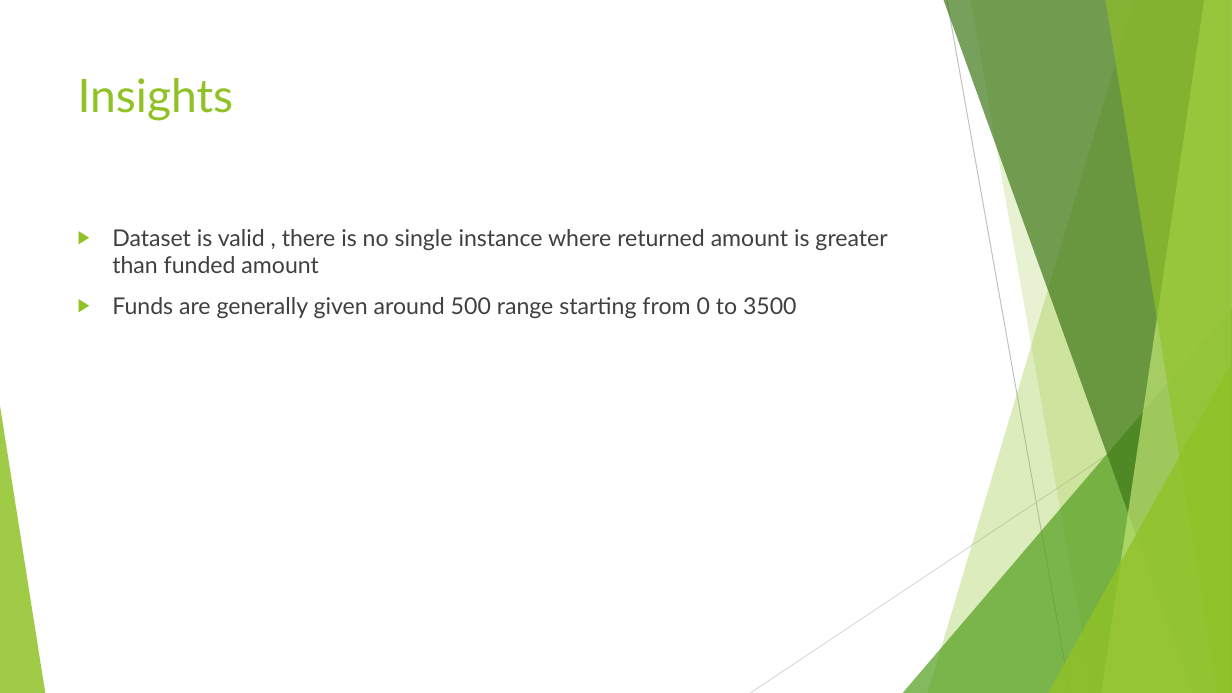
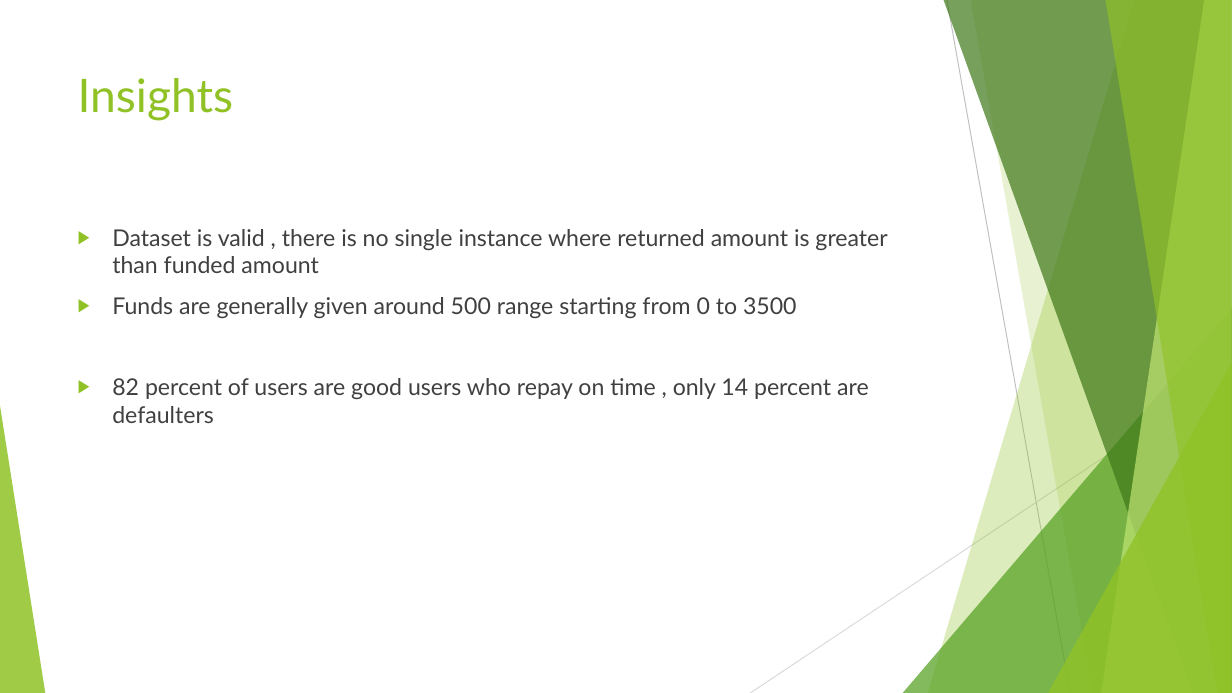
Before and after one commit to Dillan10/LendingClub, a slide deck: slide 5 of Lending Club Case Study.pptx. Drawn at 1232x693 pixels with LibreOffice and Linux fonts; fonts in the diff are those of the drawing. Boxes give left, top, right and bottom in pixels: in the first picture for what was removed or moved away, otherwise in the second. Text is boxed around its words. In the diff, an @@ line names an element or a change of style, - is before the commit and + after.

```diff
--- a/Lending Club Case Study.pptx
+++ b/Lending Club Case Study.pptx
@@ text at box(112, 378, 869, 423): paragraph added @@
+▶ 82 percent of users are good users who repay on time , only 14 percent are defaulters
```
Also in this commit, not shown: 8 slides added, 2 other files.
